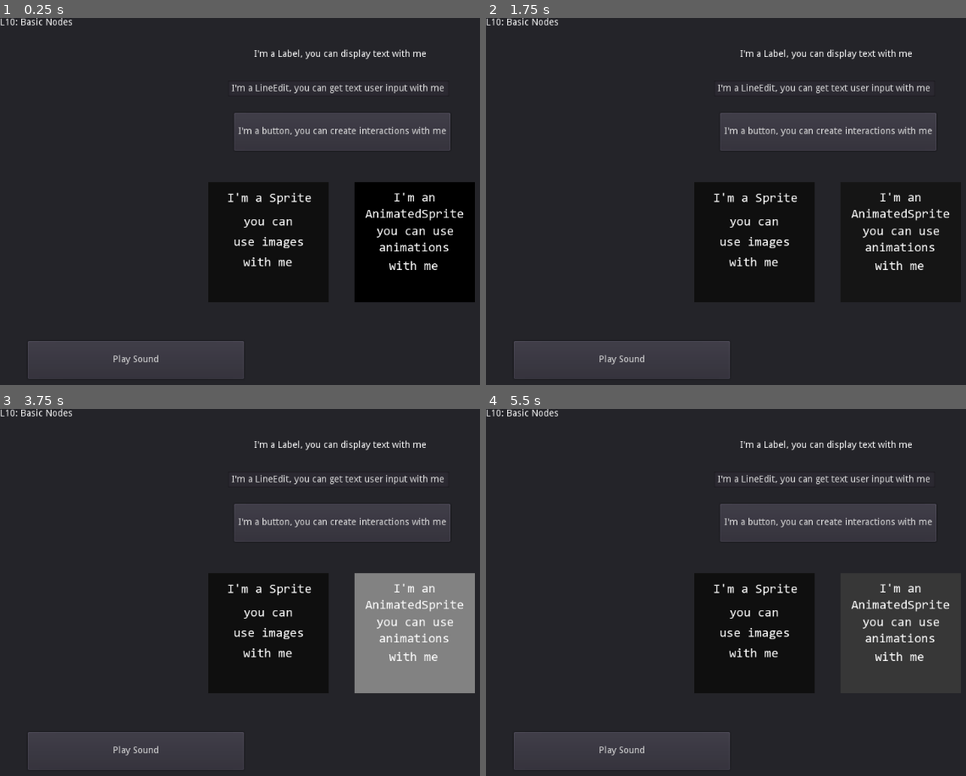
Above: before the commit, frames 1-4 (two rows, left to right).
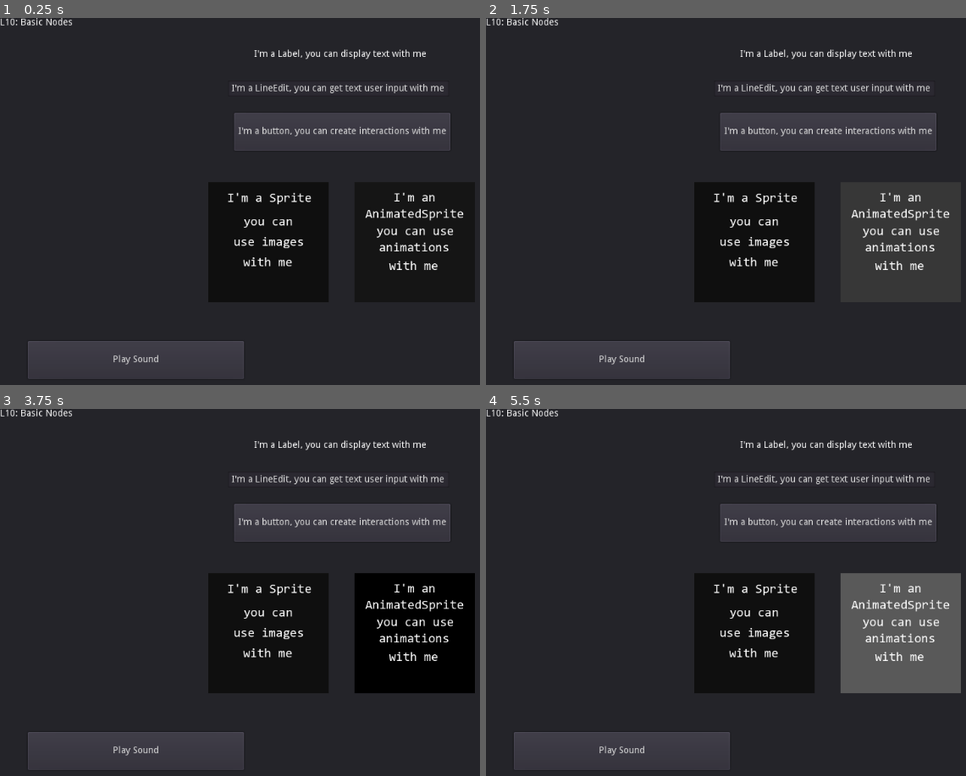
Above: after the commit, the same moments.

Repository: z16th/P101-Godot
Game: Godot game, scene res://Lessons/L10/L10.tscn
Same seed, same stepped clock (60 frames per second), same inputs: the game is played once before the commit and once after it. This scene is started directly instead of the project's main scene.
Inputs:
- Up to frame 1 (0.25 s): no input
- Up to frame 2 (1.75 s): hold Space (accel) 0.53-1.28 s
- Up to frame 3 (3.75 s): hold Space (accel) 2.03-3.53 s
- Up to frame 4 (5.5 s): no input

The runs differ from the first frame. In frame 2, 7.6% of the frame differs, in the area x 73-99%, y 44-78%; in frame 3, 8.1%; in frame 4, 7.6%.

Commit message:
refactor: Projects folder structure

Diff:
--- a/Lessons/L10/L10.tscn
+++ b/Lessons/L10/L10.tscn
@@ -53,7 +53,6 @@
 position = Vector2( 627, 340 )
 scale = Vector2( 0.606667, 0.606667 )
 frames = SubResource( 1 )
-frame = 5
 playing = true
 
 [node name="AudioStreamPlayer" type="AudioStreamPlayer" parent="."]
--- a/Projects/P00/Final/P00.tscn
+++ b/Projects/Pokemon/P00/Final/P00.tscn
@@ -1,6 +1,6 @@
 [gd_scene load_steps=2 format=2]
 
-[ext_resource path="res://Projects/P00/Final/P00.gd" type="Script" id=1]
+[ext_resource path="res://Projects/Pokemon/P00/Final/P00.gd" type="Script" id=1]
 
 [node name="P00" type="Node"]
 script = ExtResource( 1 )
--- a/Projects/P01/Katia/K01.tscn
+++ b/Projects/Pokemon/P00/Katia/K00.tscn
@@ -1,6 +1,6 @@
 [gd_scene load_steps=2 format=2]
 
-[ext_resource path="res://Projects/P01/Katia/K01.gd" type="Script" id=1]
+[ext_resource path="res://Projects/Pokemon/P00/Katia/K00.gd" type="Script" id=1]
 
 [node name="K01" type="Node"]
 script = ExtResource( 1 )
--- a/Projects/P01/Finished/P01.gd
+++ b/Projects/Pokemon/P01/Finished/P01.gd
@@ -1,8 +1,8 @@
 extends Node
 
-var bulbasaur = FPokemon.new("Bulbasaur","res://Projects/P01/assets/bulbasaur.png",15)
-var charmander = FPokemon.new("Charmander","res://Projects/P01/assets/charmander.png",20)
-var squirtle = FPokemon.new("Squirtle","res://Projects/P01/assets/squirtle.png",18)
+var bulbasaur = FPokemon.new("Bulbasaur","res://Projects/Pokemon/assets/bulbasaur.png",15)
+var charmander = FPokemon.new("Charmander","res://Projects/Pokemon/assets/charmander.png",20)
+var squirtle = FPokemon.new("Squirtle","res://Projects/Pokemon/assets//squirtle.png",18)
 
 var pokemons = [bulbasaur,charmander,squirtle]
 var picked:FPokemon = get_random_pokemon()
--- a/Projects/P01/Finished/P01.tscn
+++ b/Projects/Pokemon/P01/Finished/P01.tscn
@@ -1,7 +1,7 @@
 [gd_scene load_steps=5 format=2]
 
-[ext_resource path="res://Projects/P01/assets/bulbasaur.png" type="Texture" id=1]
-[ext_resource path="res://Projects/P01/Finished/P01.gd" type="Script" id=2]
+[ext_resource path="res://Projects/Pokemon/P01/Finished/P01.gd" type="Script" id=1]
+[ext_resource path="res://Projects/Pokemon/assets/bulbasaur.png" type="Texture" id=2]
 
 [sub_resource type="StyleBoxFlat" id=1]
 bg_color = Color( 1, 0.866667, 0.266667, 1 )
@@ -10,12 +10,31 @@
 bg_color = Color( 0.301961, 0.301961, 0.301961, 1 )
 
 [node name="P01" type="Node"]
-script = ExtResource( 2 )
+script = ExtResource( 1 )
+
+[node name="Instructions" type="Label" parent="."]
+anchor_right = 1.0
+margin_bottom = 53.0
+text = "Instructions: Press the space bar to capture the pokemon"
+align = 1
+valign = 1
 
 [node name="Sprite" type="Sprite" parent="."]
 position = Vector2( 521, 174 )
 scale = Vector2( 3, 3 )
-texture = ExtResource( 1 )
+texture = ExtResource( 2 )
+
+[node name="Label" type="Label" parent="."]
+anchor_left = 0.5
+anchor_top = 0.5
+anchor_right = 0.5
+anchor_bottom = 0.5
+margin_left = -169.0
+margin_top = -37.0
+margin_right = 169.0
+margin_bottom = 21.0
+align = 1
+valign = 1
 
 [node name="ProgressBar" type="ProgressBar" parent="."]
 anchor_top = 0.5
@@ -30,15 +49,3 @@
 custom_styles/fg = SubResource( 1 )
 custom_styles/bg = SubResource( 2 )
 rounded = true
-
-[node name="Label" type="Label" parent="."]
-anchor_left = 0.5
-anchor_top = 0.5
-anchor_right = 0.5
-anchor_bottom = 0.5
-margin_left = -169.0
-margin_top = -37.0
-margin_right = 169.0
-margin_bottom = 21.0
-align = 1
-valign = 1
--- a/project.godot
+++ b/project.godot
@@ -17,7 +17,7 @@
 "base": "Node",
 "class": "FPokemon",
 "language": "GDScript",
-"path": "res://Projects/P01/Finished/Pokemon.gd"
+"path": "res://Projects/Pokemon/P01/Finished/Pokemon.gd"
 }, {
 "base": "Node",
 "class": "Fighter",
@@ -32,7 +32,7 @@
 "base": "Node",
 "class": "Pokemon",
 "language": "GDScript",
-"path": "res://Projects/P01/Katia/KPokemon.gd"
+"path": "res://Projects/Pokemon/KPokemon.gd"
 } ]
 _global_script_class_icons={
 "Car": "",
Renamed: Projects/P01/Katia/KPokemon.gd -> Projects/Pokemon/KPokemon.gd
Renamed: Projects/P00/Final/P00.gd -> Projects/Pokemon/P00/Final/P00.gd
Renamed: Projects/P01/Finished/Pokemon.gd -> Projects/Pokemon/P01/Finished/Pokemon.gd
Renamed: Projects/P01/assets/bulbasaur.png -> Projects/Pokemon/assets/bulbasaur.png
Not shown, changed: Projects/Pokemon/assets/bulbasaur.png.import
Renamed: Projects/P01/assets/charmander.png -> Projects/Pokemon/assets/charmander.png
Not shown, changed: Projects/Pokemon/assets/charmander.png.import
Renamed: Projects/P01/assets/squirtle.png -> Projects/Pokemon/assets/squirtle.png
Not shown, changed: Projects/Pokemon/assets/squirtle.png.import
